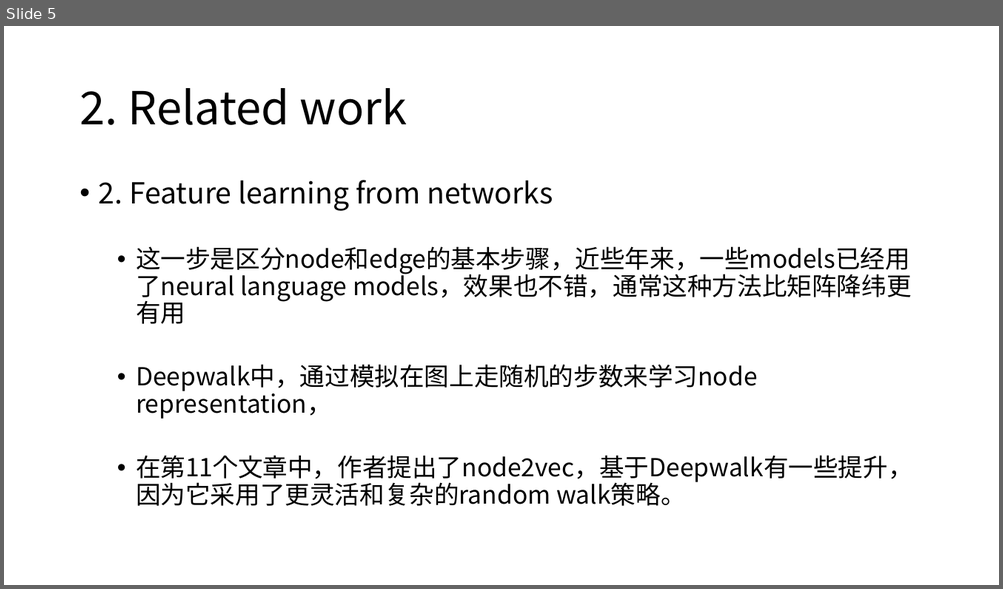
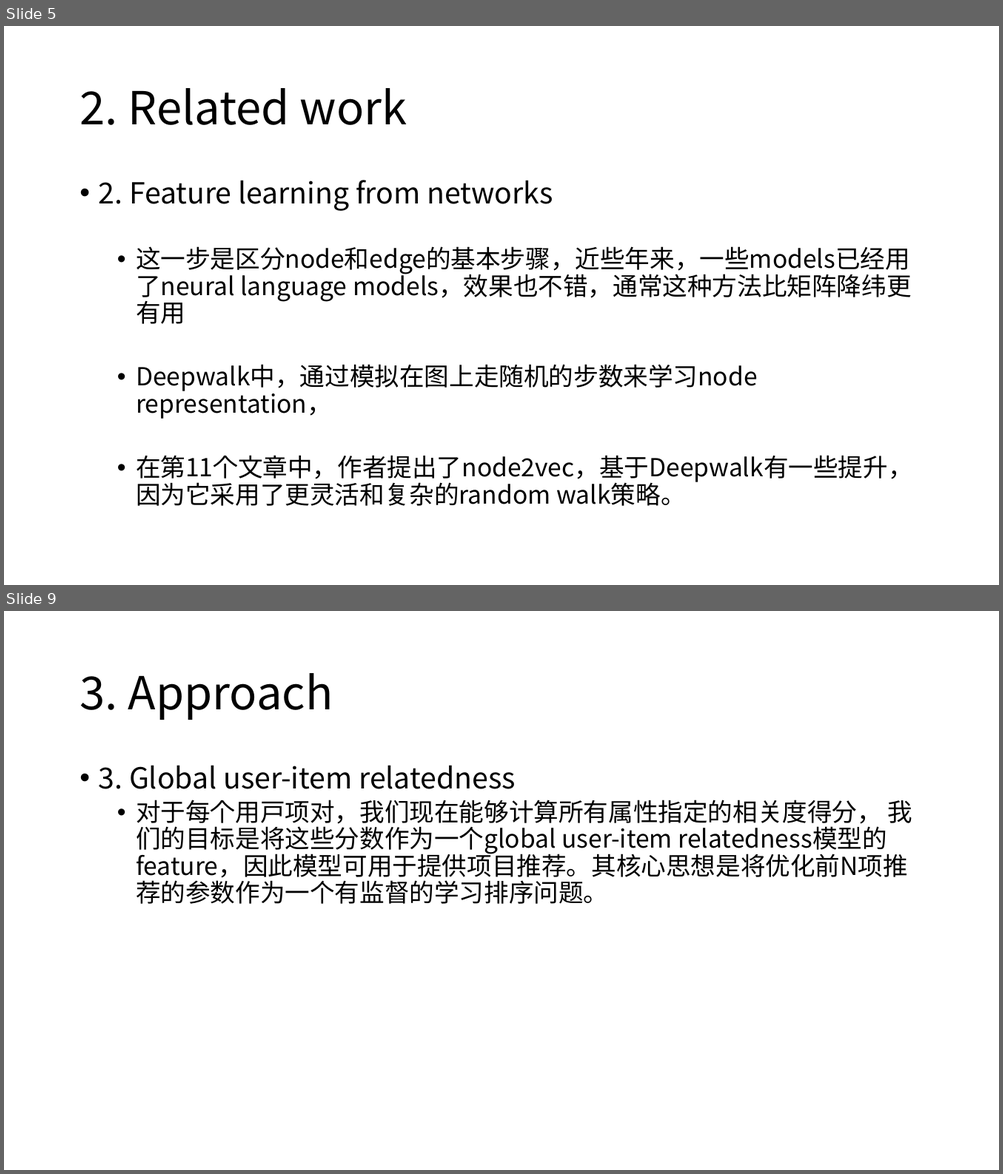
Before and after one commit to gsanou/knowledge-graph, a slide deck: entity2rec/entity2rec.pptx. Shown one above the other, each under a label of ours: slide 5 before the commit, slides 5 and 9 after it; the slides between them are not shown. The pictures are 1003x589 and 1003x1174 pixels, drawn with LibreOffice and Linux fonts; fonts in the diff are those of the drawing. Boxes give left, top, right and bottom in pixels: in the first picture for what was removed or moved away, otherwise in the second. Text is boxed around its words. In the diff, an @@ line names an element or a change of style, - is before the commit and + after.

```diff
--- a/entity2rec/entity2rec.pptx
+++ b/entity2rec/entity2rec.pptx
@@ slide 9 added at bbox=[4, 611, 999, 1170], background #FFFFFF @@
@@ title added at bbox=[79, 673, 333, 720], 44 pt, text #000000 @@
+3. Approach
@@ text added at bbox=[99, 765, 913, 904], 24 pt, text #000000 @@
+• 3. Global user-item relatedness
+  • 对于每个用户项对，我们现在能够计算所有属性指定的相关度得分， 我们的目标是将这些分数作为一个global user-item relatedness模型的feature，因此模型可用于提供项目推荐。其核心思想是将优化前N项推荐的参数作为一个有监督的学习排序问题。
```
Also in this commit, not shown: 4 other slides added, 3 slides removed.
